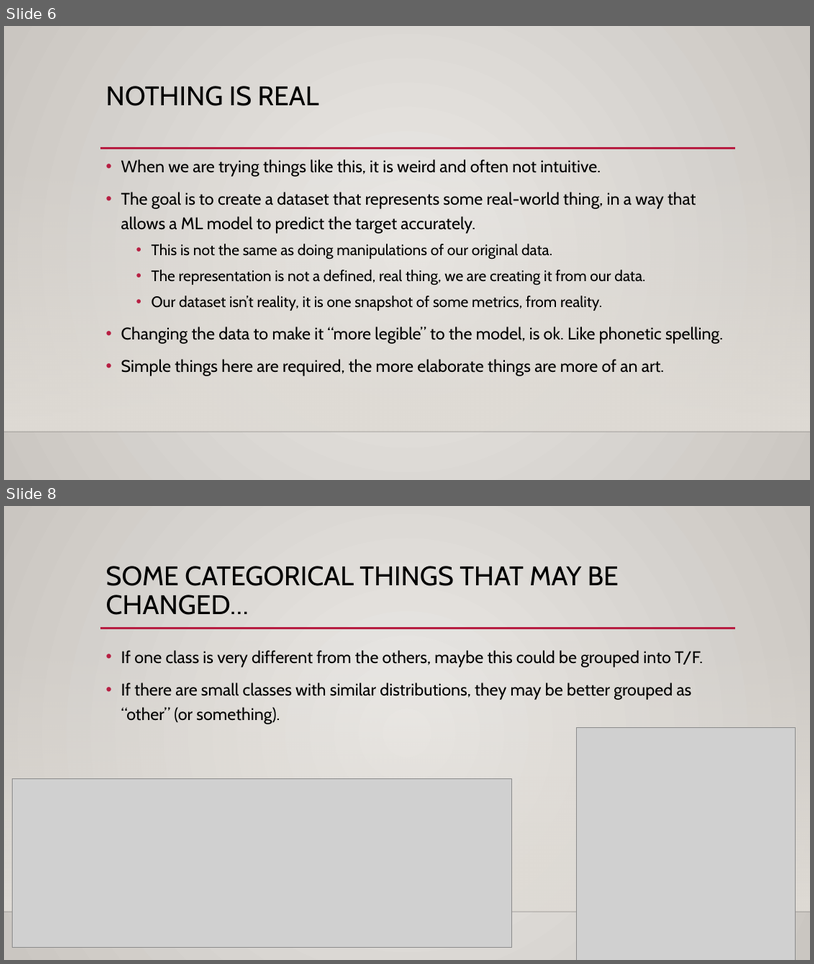
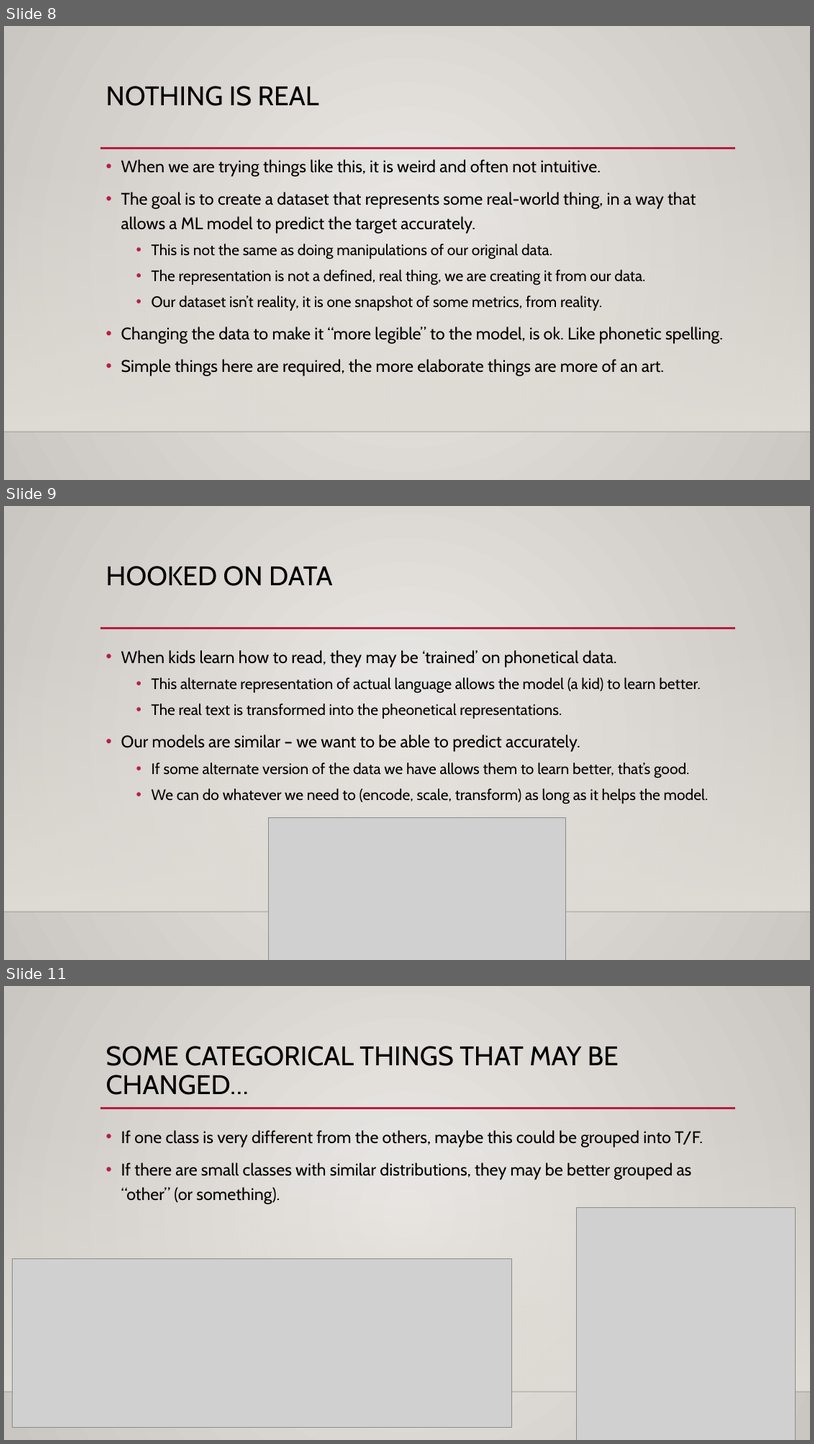
Before and after one commit to AkeemSemper/ML_for_Non_DS_Students, a slide deck: course_resources/slides/Used/018_regression_review_stats.pptx. Shown one above the other, each under a label of ours: slides 6 and 8 before the commit, slides 8, 9 and 11 after it; the slides between them are not shown. The pictures are 814x964 and 814x1444 pixels, drawn with LibreOffice and Linux fonts; fonts in the diff are those of the drawing; grey boxes stand for pictures; background and template pictures are left out. Boxes give left, top, right and bottom in pixels: in the first picture for what was removed or moved away, otherwise in the second. Text is boxed around its words. In the diff, an @@ line names an element or a change of style, - is before the commit and + after.

```diff
--- a/course_resources/slides/Used/018_regression_review_stats.pptx
+++ b/course_resources/slides/Used/018_regression_review_stats.pptx
@@ slide 9 added at [4,506,810,960], background gradient #ECEAE7 to #CAC7C1; not listed: 3 template elements that a slide beside it also shows @@
@@ title added at [106,566,333,586], 32 pt, text #000000 @@
+HOOKED ON DATA
@@ text added at [121,650,709,804], 18 pt, text #000000 @@
+• When kids learn how to read, they may be ‘trained’ on phonetical data.
+  • This alternate representation of actual language allows the model (a kid) to learn better.
+  • The real text is transformed into the pheonetical representations.
+• Our models are similar – we want to be able to predict accurately.
+  • If some alternate version of the data we have allows them to learn better, that’s good.
+  • We can do whatever we need to (encode, scale, transform) as long as it helps the model.
@@ picture added at [269,817,566,960] @@
@@ what was slide 6 is now slide 8 @@
@@ what was slide 8 is now slide 11 @@
```
Also in this commit, not shown: 2 slides changed, 2 other slides added, 2 other files.
